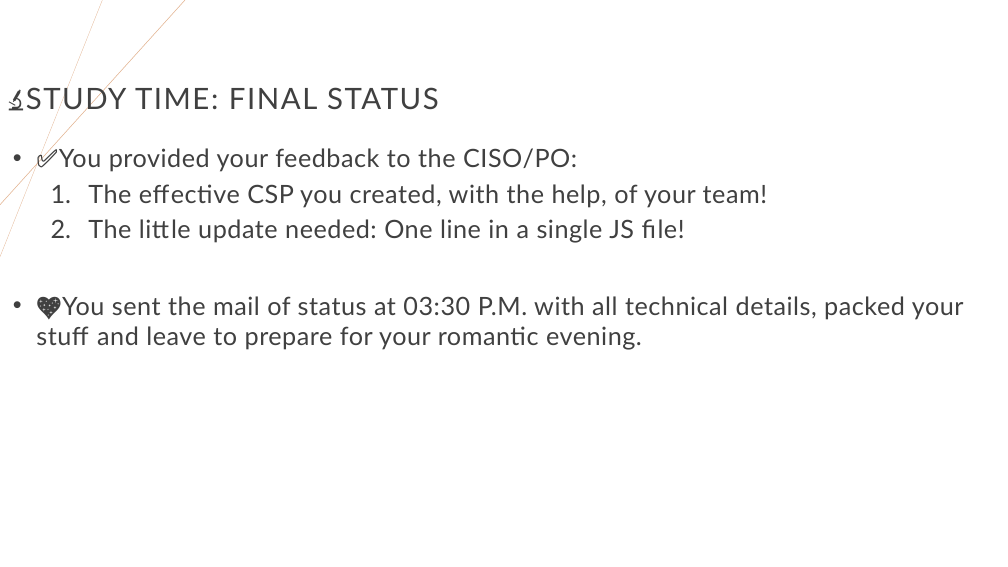
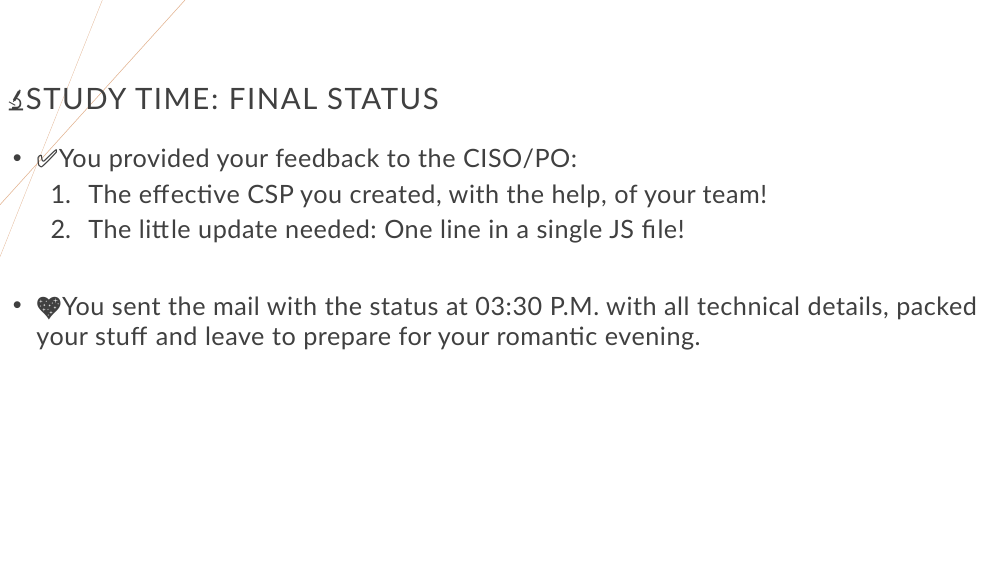
Before and after one commit to righettod/voxxeddays-lux-2024, a slide deck: slide 45 of presentation.pptx (slide 44 before the commit). Drawn at 1008x567 pixels with LibreOffice and Linux fonts; fonts in the diff are those of the drawing. Boxes give left, top, right and bottom in pixels: in the first picture for what was removed or moved away, otherwise in the second. Text is boxed around its words. In the diff, an @@ line names an element or a change of style, - is before the commit and + after.

```diff
--- a/presentation.pptx
+++ b/presentation.pptx
@@ text at <box>36,296,977,349</box>: text changed @@
-• 💖You sent the mail of status at 03:30 P.M. with all technical details, packed your stuff and leave to prepare for your romantic evening.
+• 💖You sent the mail with the status at 03:30 P.M. with all technical details, packed your stuff and leave to prepare for your romantic evening.
```
Also in this commit, not shown: 19 other slides changed, 1 slide added.
